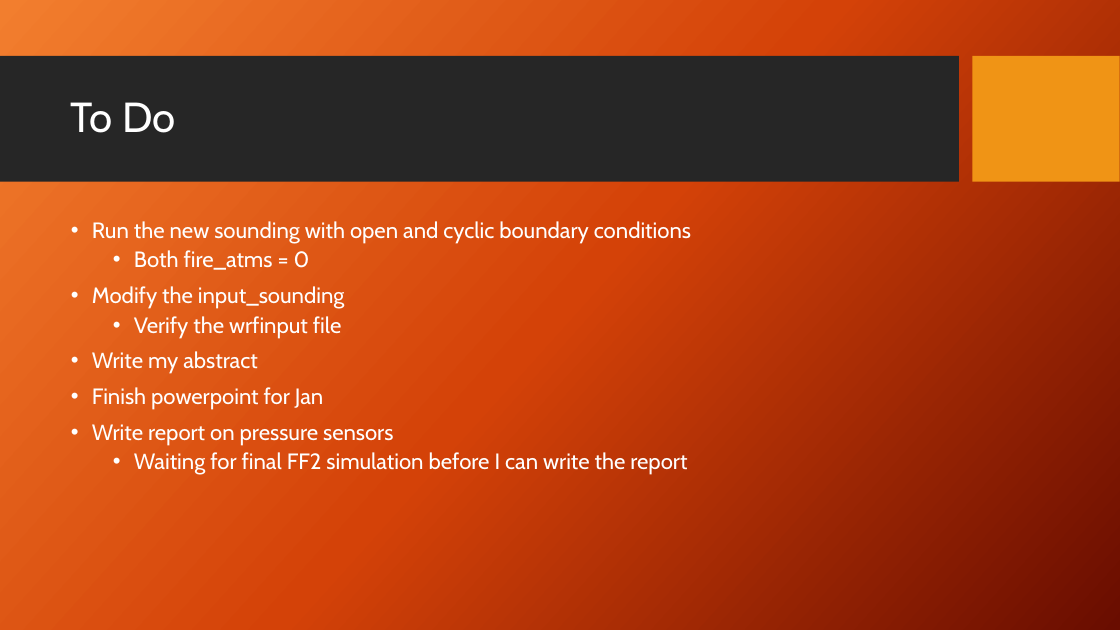
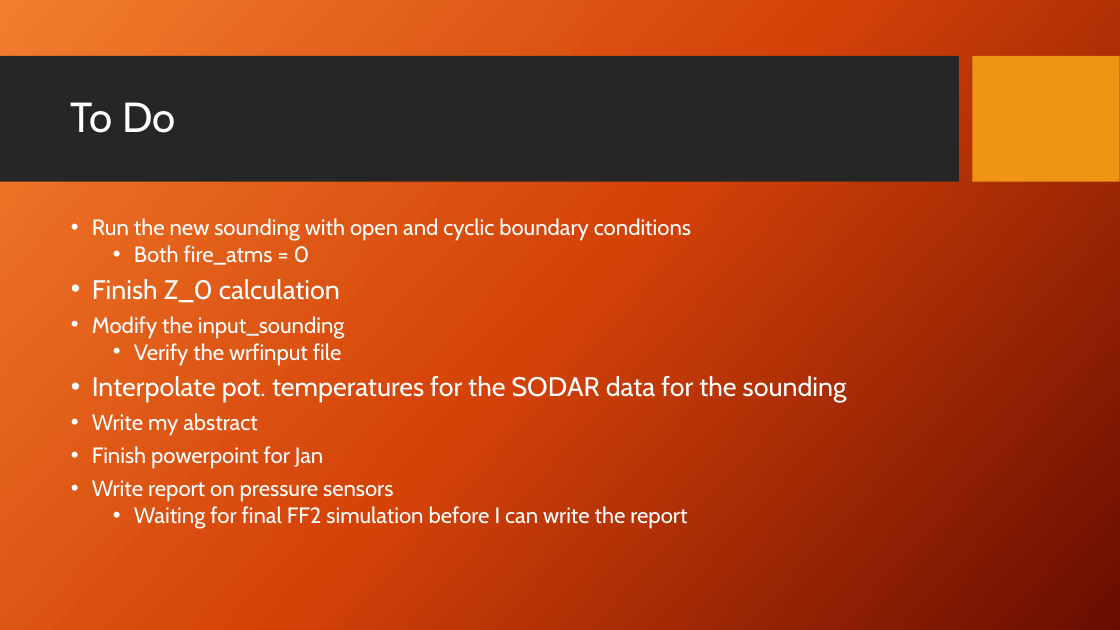
Before and after one commit to Jeremy-Benik/Meeting_Notes, a slide deck: slide 8 of 08192022_Presentation.pptx (slide 9 before the commit). Drawn at 1120x630 pixels with LibreOffice and Linux fonts; fonts in the diff are those of the drawing; background and template pictures are left out. Boxes give left, top, right and bottom in pixels: in the first picture for what was removed or moved away, otherwise in the second. Text is boxed around its words. In the diff, an @@ line names an element or a change of style, - is before the commit and + after.

Commit message:
Updating powerpoint and adding new one

```diff
--- a/08192022_Presentation.pptx
+++ b/08192022_Presentation.pptx
@@ text at [92,218,691,529]: line spacing 0.9 to 0.8 @@
@@ text at [92,279,340,303]: paragraph added @@
+• Finish Z_0 calculation
@@ text at [92,376,847,403]: paragraph added @@
+• Interpolate pot. temperatures for the SODAR data for the sounding
```
Also in this commit, not shown: 2 other slides changed, 1 slide removed, 1 other file.
